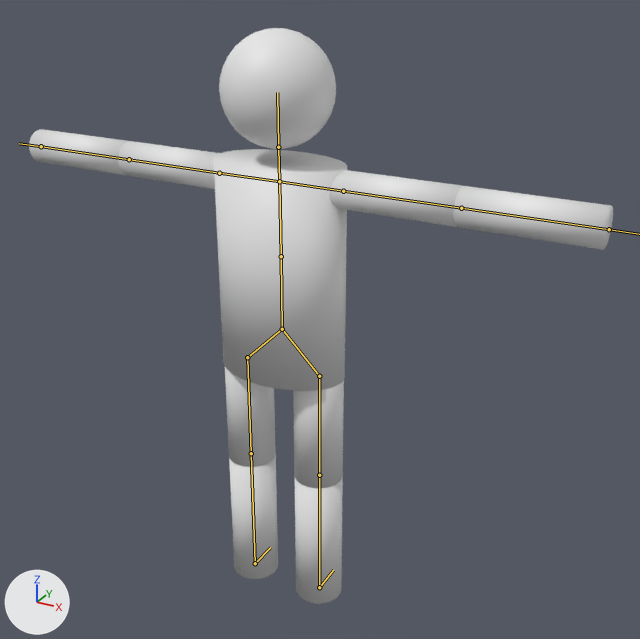
The Blender file Content/Resources/Character02.blend, before and after one commit.
Camera for both pictures: a camera (50 mm lens) standing at (62.9, -102.8, 100.2) and looking at (0.5, 10.6, 43.4). Lighting does not change. The marker at lower left points along +X, +Y and +Z. The bones that bend it are drawn over the model as lines.
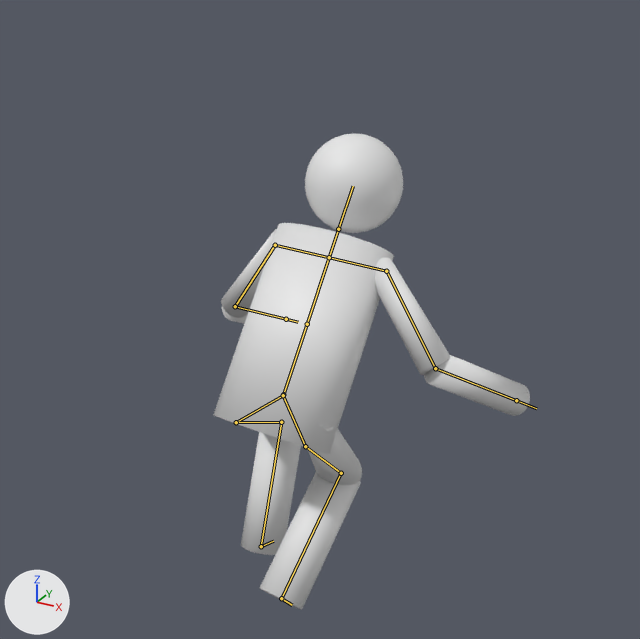
The newer file adds an action. The first version stands in its rest pose; the second is drawn at frame 5 of the action 'land'.

Where the change shows, as pixel boxes [x1, y1, x2, y2] in the pictures (640 x 639 px):
'mesh', posed (46% narrower, 17% shorter): before [29, 28, 613, 604]; after [213, 133, 530, 610]
bone 'spine01', root to tip: before (282, 329) to (281, 256); after (283, 394) to (307, 324)
bone 'upperarm_l', root to tip: before (219, 173) to (129, 159); after (275, 245) to (235, 306)
bone 'lowerarm_l', root to tip: before (129, 159) to (41, 146); after (235, 306) to (286, 319)
bone 'upperarm_r', root to tip: before (343, 191) to (461, 208); after (386, 271) to (435, 368)
bone 'lowerarm_r', root to tip: before (461, 208) to (609, 229); after (435, 368) to (516, 400)
bone 'thigh_l', root to tip: before (247, 357) to (251, 453); after (236, 422) to (281, 422)
bone 'calf_l', root to tip: before (251, 453) to (255, 563); after (281, 422) to (261, 546)
bone 'thigh_r', root to tip: before (319, 376) to (319, 475); after (305, 446) to (341, 473)
bone 'calf_r', root to tip: before (319, 475) to (319, 587); after (341, 473) to (281, 598)

Diff of the bpy script that builds the scene:
```diff
--- a/Content/Resources/Character02.blend.py
+++ b/Content/Resources/Character02.blend.py
@@ bone_spine01 @@
 bone_spine01 = bpy.data.objects['Character'].pose.bones['spine01']
-bone_spine01.location = (0.0, 0.0, 0.0)
-bone_spine01.rotation_quaternion = (1.0, 0.0, 0.0, 0.0)  # degrees (0, 0, 0)
+bone_spine01.location = (0.0, -1.1, 0.0)
+bone_spine01.rotation_quaternion = (0.954, -0.3, -0.006, -0.021)  # degrees (-35, -1, -2)
@@ bone_upperarm_l @@
 bone_upperarm_l = bpy.data.objects['Character'].pose.bones['upperarm_l']  # child of 'shoulder_l'
-bone_upperarm_l.rotation_quaternion = (1.0, 0.0, 0.0, 0.0)  # degrees (0, 0, 0)
+bone_upperarm_l.rotation_quaternion = (0.88, -0.333, 0.052, 0.334)  # degrees (-36, 18, 36)
@@ bone_lowerarm_l @@
 bone_lowerarm_l = bpy.data.objects['Character'].pose.bones['lowerarm_l']  # child of 'upperarm_l'
-bone_lowerarm_l.rotation_quaternion = (1.0, 0.0, 0.0, 0.0)  # degrees (0, 0, 0)
+bone_lowerarm_l.rotation_quaternion = (0.784, -0.523, -0.333, -0.029)  # degrees (-74, -34, 21)
@@ bone_upperarm_r @@
 bone_upperarm_r = bpy.data.objects['Character'].pose.bones['upperarm_r']  # child of 'shoulder_r'
-bone_upperarm_r.rotation_quaternion = (1.0, 0.0, 0.0, 0.0)  # degrees (0, 0, 0)
+bone_upperarm_r.rotation_quaternion = (0.913, -0.048, 0.072, -0.399)  # degrees (-8, 5, -48)
@@ bone_lowerarm_r @@
 bone_lowerarm_r = bpy.data.objects['Character'].pose.bones['lowerarm_r']  # child of 'upperarm_r'
-bone_lowerarm_r.rotation_quaternion = (1.0, 0.0, 0.0, 0.0)  # degrees (0, 0, 0)
+bone_lowerarm_r.rotation_quaternion = (0.833, -0.519, 0.178, 0.067)  # degrees (-65, 21, -5)
@@ bone_thigh_l @@
 bone_thigh_l = bpy.data.objects['Character'].pose.bones['thigh_l']  # child of 'pelvis_l'
-bone_thigh_l.rotation_quaternion = (1.0, 0.0, 0.0, 0.0)  # degrees (0, 0, 0)
+bone_thigh_l.rotation_quaternion = (0.661, -0.011, -0.055, -0.748)  # degrees (4, -5, -97)
@@ bone_calf_l @@
 bone_calf_l = bpy.data.objects['Character'].pose.bones['calf_l']  # child of 'thigh_l'
-bone_calf_l.rotation_quaternion = (1.0, 0.0, 0.0, 0.0)  # degrees (0, 0, 0)
+bone_calf_l.rotation_quaternion = (0.733, 0.004, 0.001, 0.681)  # degrees (0, 0, 86)
@@ bone_thigh_r @@
 bone_thigh_r = bpy.data.objects['Character'].pose.bones['thigh_r']  # child of 'pelvis_r'
-bone_thigh_r.rotation_quaternion = (1.0, 0.0, 0.0, 0.0)  # degrees (0, 0, 0)
+bone_thigh_r.rotation_quaternion = (0.761, -0.003, -0.006, 0.649)  # degrees (-1, 0, 81)
@@ bone_calf_r @@
 bone_calf_r = bpy.data.objects['Character'].pose.bones['calf_r']  # child of 'thigh_r'
-bone_calf_r.rotation_quaternion = (1.0, 0.0, 0.0, 0.0)  # degrees (0, 0, 0)
+bone_calf_r.rotation_quaternion = (0.669, -0.009, 0.018, -0.743)  # degrees (-2, 1, -96)
```
